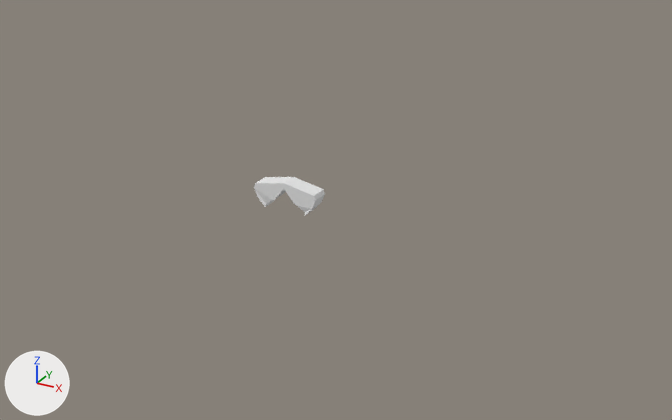
An edit to the Blender file obstacle3.blend, drawn before and after from the same camera.
Both versions are drawn from a 50 mm lens placed at (47.5, -76.4, 39.1), pointed at (4.5, 1.8, 0.0). Every picture has the same lights, and +X, +Y and +Z are marked at lower left.
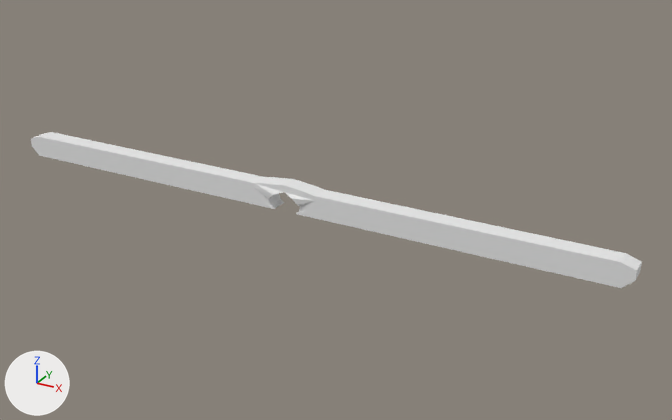
Pixel boxes [x1, y1, x2, y2] of what changed, in the pictures (672 x 420 px):
'Cube', reshaped (750% wider, 303% taller)
    before: [254, 177, 325, 215]
    after: [31, 132, 642, 288]
part 1 of me_cube, built on
    before: [254, 181, 325, 215]
    after: [31, 132, 642, 288]

The change, as a list of edits to the scene's bpy script:
```text
Change me_cube:
    used by ob_cube; location = (-0.07, 0.05, 1.48)
    remove me_cube.from_pydata(...)  # 52 vertices, 40 faces; spans x -3.72..3.72, y -1.0..1.0, z -1.53..1.67
    add me_cube.from_pydata(...)  # 88 vertices, 70 faces; spans x -35.79..35.79, y -1.41..1.41, z -1.53..1.42
    me_cube part 1
    13 vertices are removed from x -3.72..3.72, y -1.0..1.0, z -1.53..1.03
    27 faces are deleted
    4 vertices in x 0.0, y -1.0..1.0, z 1.03 move by (0.0, 0.0, -0.37)
    4 vertices in x 0.0, y -1.0..1.0, z 1.67 move by (0.0, 0.0, -0.25)
    3 vertices in x 1.5, y -1.0..1.0, z -0.56 move by (0.39, 0.0, 0.0)
    3 vertices in x -1.5, y -1.0..1.0, z -0.56 move by (-0.39, 0.0, 0.0)
    9 vertices move from x -2.36..2.42, y -1.0..1.0, z -1.53..-0.38 to x -1.77..1.77, y -1.0..1.0, z -1.53..-0.38
    36 vertices are added at x -35.79..35.79, y -1.41..1.41, z -1.53..0.96
    7 new vertices lie (0.0, 1.0, 0.0) away from vertices in x -35.79..35.79, y -1.0, z -1.53..0.47
    6 new vertices lie (0.0, 1.0, 0.0) away from vertices in x -35.79..35.79, y 0.0, z -1.53..0.47
    57 new faces join them
```
